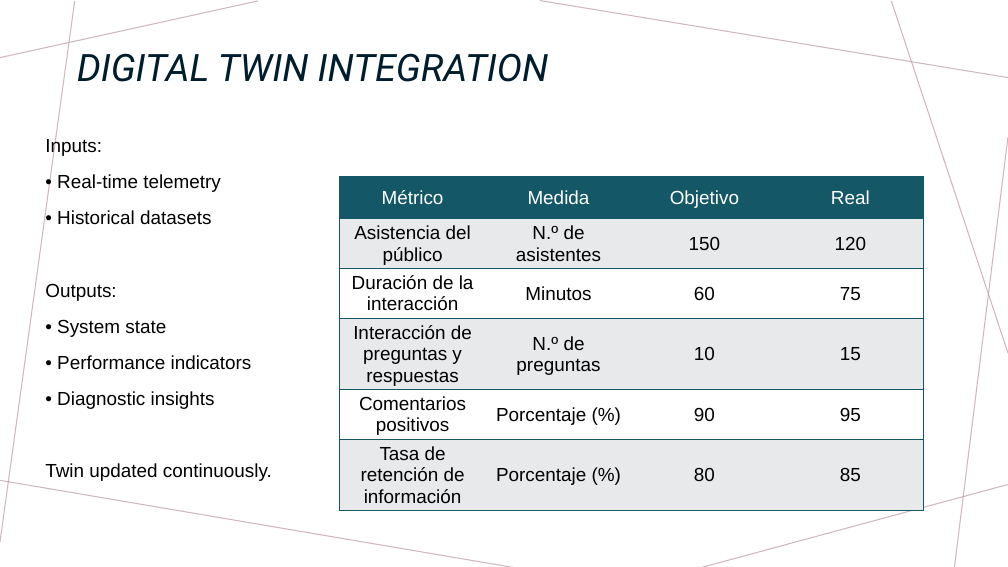
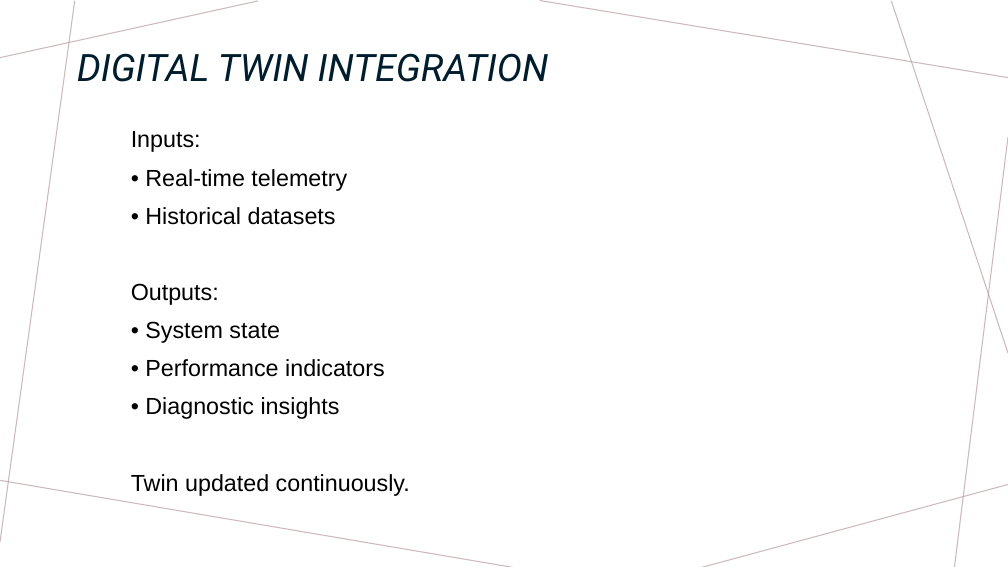
Before and after one commit to HaroldVaHe/DigitalTwin, a slide deck: slide 11 of Presentation/Digital_Twin_Server_Project.pptx (slide 12 before the commit). Drawn at 1008x567 pixels with LibreOffice and Linux fonts; fonts in the diff are those of the drawing. Boxes give left, top, right and bottom in pixels: in the first picture for what was removed or moved away, otherwise in the second. Text is boxed around its words. In the diff, an @@ line names an element or a change of style, - is before the commit and + after.

Commit message:
Update Digital Twin Server Project presentation
Revised the Digital_Twin_Server_Project.pptx file with new or updated content. See the presentation for specific changes.

```diff
--- a/Presentation/Digital_Twin_Server_Project.pptx
+++ b/Presentation/Digital_Twin_Server_Project.pptx
@@ text "Inputs:": place and size @@
-text "Inputs:" at <box>45,137,272,481</box>
+text "Inputs:" at <box>131,131,410,496</box>
@@ text "Inputs:" at <box>131,131,410,496</box>: size 18 to 22.2 pt; line spacing 0.9 to 0.8 @@
@@ table removed at <box>340,177,923,529</box>, 6 rows, 4 columns @@
-Métrico | Medida | Objetivo | Real
-Asistencia del público | N.º de asistentes | 150 | 120
-Duración de la interacción | Minutos | 60 | 75
-Interacción de preguntas y respuestas | N.º de preguntas | 10 | 15
-Comentarios positivos | Porcentaje (%) | 90 | 95
-Tasa de retención de información | Porcentaje (%) | 80 | 85
```
Also in this commit, not shown: 6 other slides changed, 2 slides removed.
